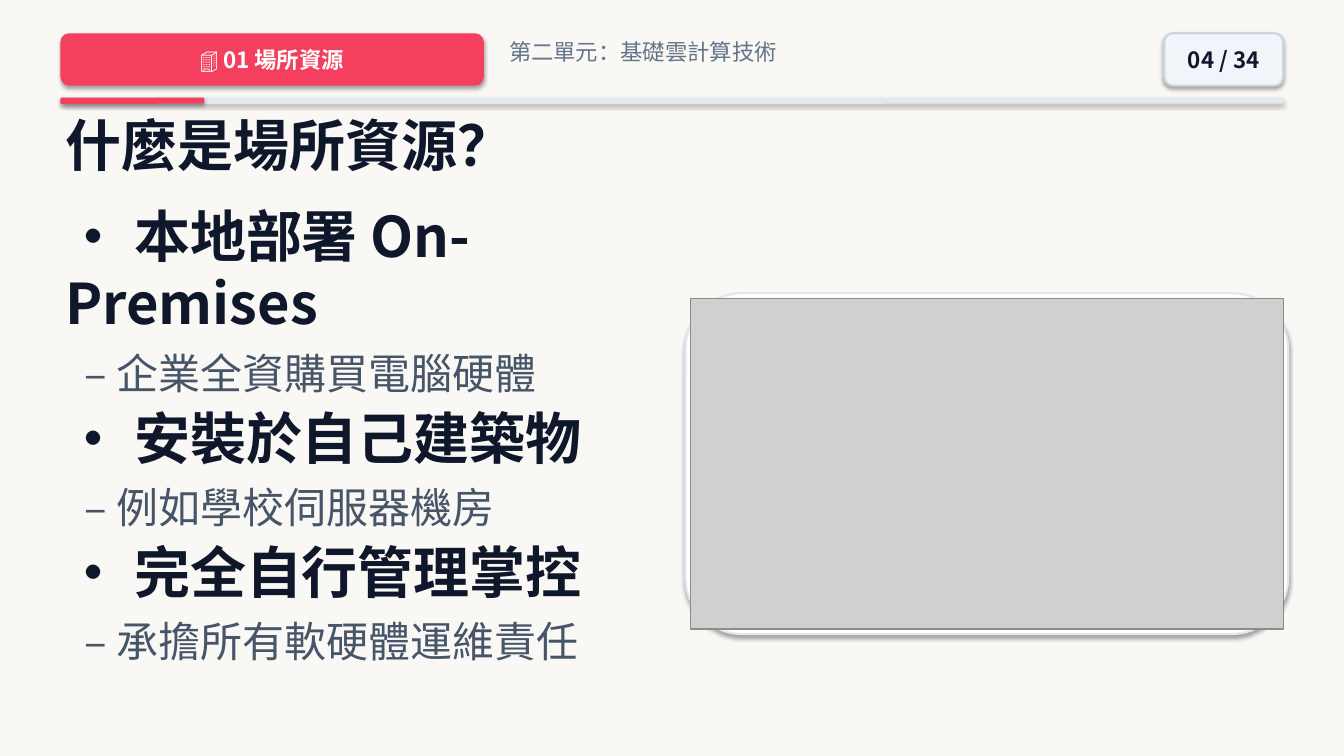
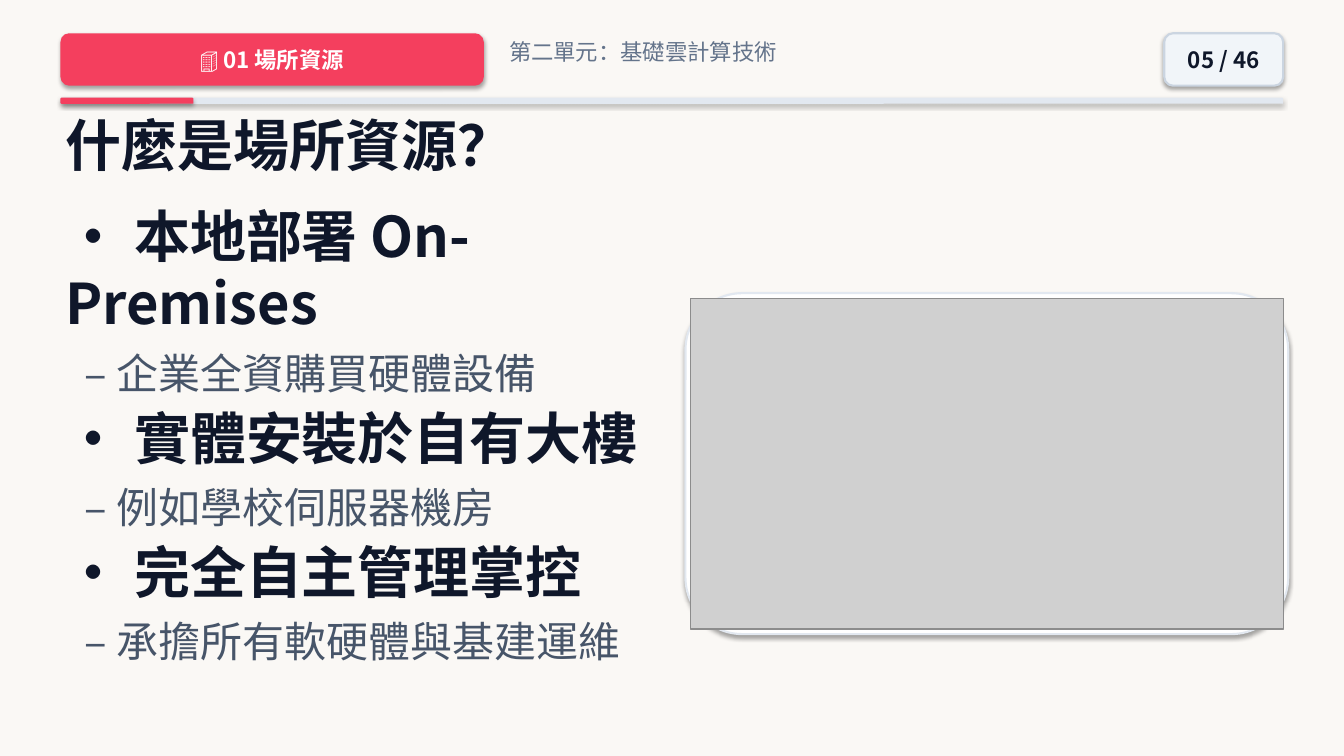
Before and after one commit to joe-ging/seed-cloud-curriculum, a slide deck: slide 5 of downloads/Deck01_Cloud_Level2_NextGen_Pixar_Theme.pptx (slide 4 before the commit). Drawn at 1344x756 pixels with LibreOffice and Linux fonts; fonts in the diff are those of the drawing; grey boxes stand for pictures. Boxes give left, top, right and bottom in pixels: in the first picture for what was removed or moved away, otherwise in the second. Text is boxed around its words. In the diff, an @@ line names an element or a change of style, - is before the commit and + after.

```diff
--- a/downloads/Deck01_Cloud_Level2_NextGen_Pixar_Theme.pptx
+++ b/downloads/Deck01_Cloud_Level2_NextGen_Pixar_Theme.pptx
@@ text in rounded rectangle at [1188,51,1259,69]: text changed @@
-04 / 34
+05 / 46
@@ rounded rectangle: place and size @@
-rounded rectangle at [60,98,205,104]
+rounded rectangle at [60,98,194,104]
@@ text at [116,353,638,465]: text changed @@
-– 企業全資購買電腦硬體
-• 安裝於自己建築物
+– 企業全資購買硬體設備
+• 實體安裝於自有大樓
@@ text at [116,545,620,661]: text changed @@
-• 完全自行管理掌控
-– 承擔所有軟硬體運維責任
+• 完全自主管理掌控
+– 承擔所有軟硬體與基建運維
```
Also in this commit, not shown: 31 other slides changed, 13 slides added, 1 slide removed, 50 other files.
